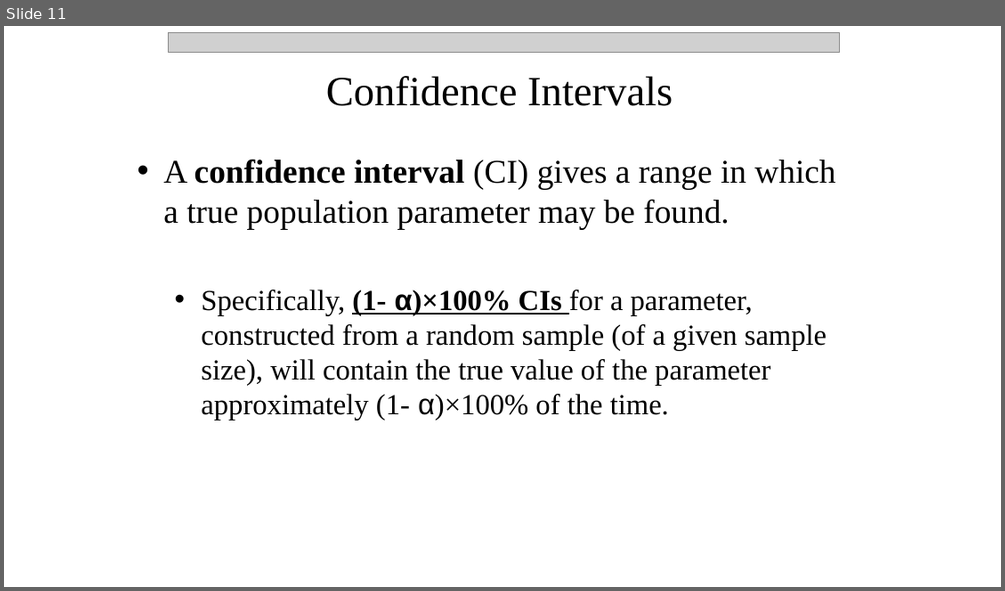
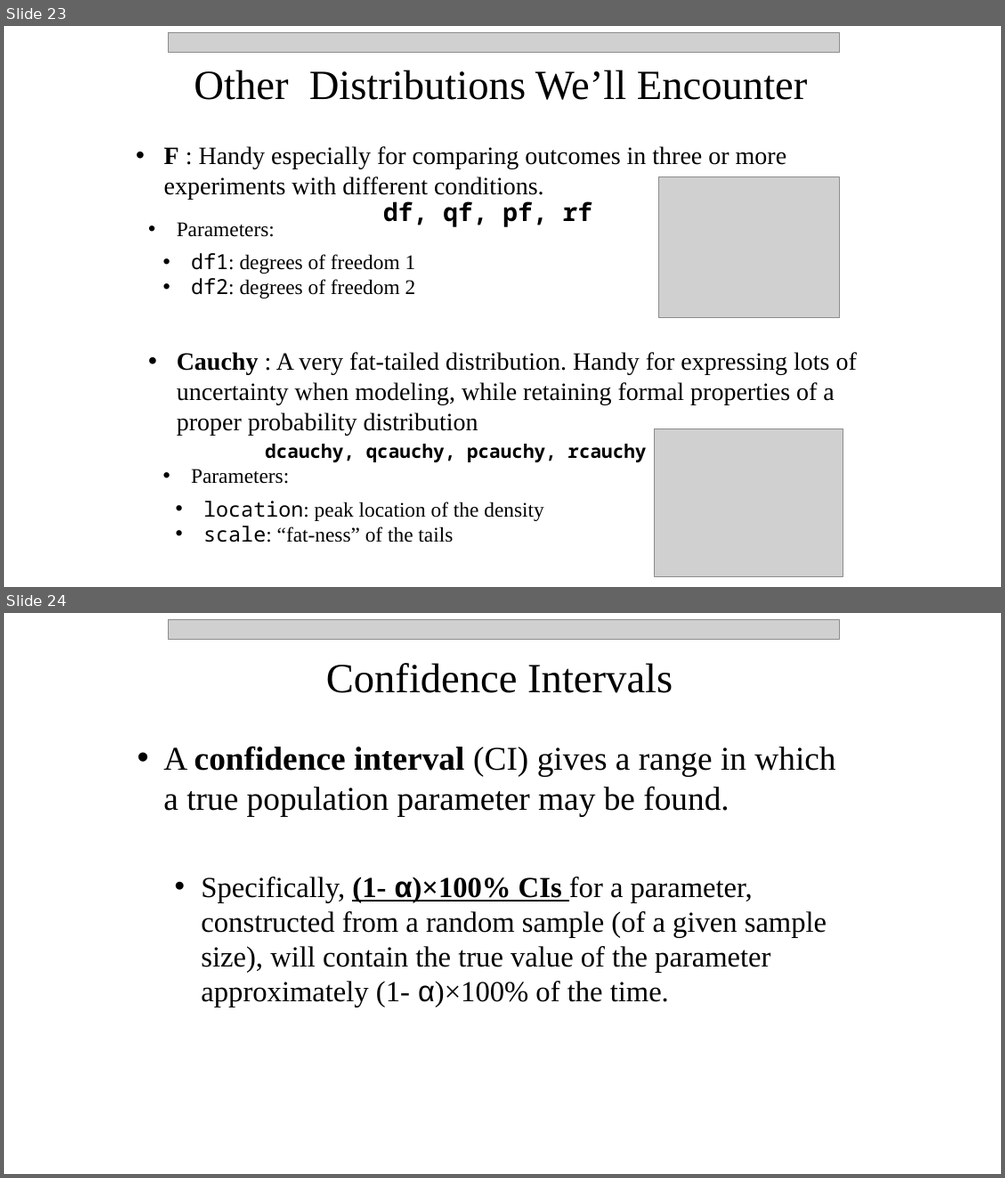
Before and after one commit to npetraco/workshop21, a slide deck: notes/day_2.pptx. Shown one above the other, each under a label of ours: slide 11 before the commit, slides 23 and 24 after it. The pictures are 1005x591 and 1005x1178 pixels, drawn with LibreOffice and Linux fonts; fonts in the diff are those of the drawing; grey boxes stand for pictures. Boxes give left, top, right and bottom in pixels: in the first picture for what was removed or moved away, otherwise in the second. Text is boxed around its words. In the diff, an @@ line names an element or a change of style, - is before the commit and + after.

```diff
--- a/notes/day_2.pptx
+++ b/notes/day_2.pptx
@@ slide 23 added at (x1=4, y1=26, x2=1001, y2=587), background #FFFFFF @@
@@ picture added at (x1=169, y1=32, x2=840, y2=52) @@
@@ text added at (x1=194, y1=70, x2=808, y2=100), 40 pt, text #000000 @@
+Other Distributions We’ll Encounter
@@ text added at (x1=164, y1=146, x2=787, y2=199), 24 pt, text #000000 @@
+• F : Handy especially for comparing outcomes in three or more experiments with different conditions.
@@ picture added at (x1=659, y1=177, x2=840, y2=318) @@
@@ text added at (x1=383, y1=201, x2=593, y2=227), 24 pt, text #000000, bold @@
+df, qf, pf, rf
@@ text added at (x1=177, y1=222, x2=275, y2=237), 20 pt, text #000000 @@
+• Parameters:
@@ text added at (x1=191, y1=253, x2=416, y2=298), 20 pt, text #000000 @@
+• df1: degrees of freedom 1
+• df2: degrees of freedom 2
@@ text added at (x1=177, y1=352, x2=857, y2=435), 24 pt, text #000000 @@
+• Cauchy : A very fat-tailed distribution. Handy for expressing lots of uncertainty when modeling, while retaining formal properties of a proper probability distribution
@@ text added at (x1=265, y1=443, x2=646, y2=462), 18 pt, text #000000, bold @@
+dcauchy, qcauchy, pcauchy, rcauchy
@@ picture added at (x1=655, y1=429, x2=844, y2=576) @@
@@ text added at (x1=191, y1=468, x2=289, y2=483), 20 pt, text #000000 @@
+• Parameters:
@@ text added at (x1=203, y1=500, x2=543, y2=542), 20 pt, text #000000 @@
+• location: peak location of the density
+• scale: “fat-ness” of the tails
@@ what was slide 11 is now slide 24 @@
```
Also in this commit, not shown: 2 slides changed, 15 other slides added, 1 other file.
